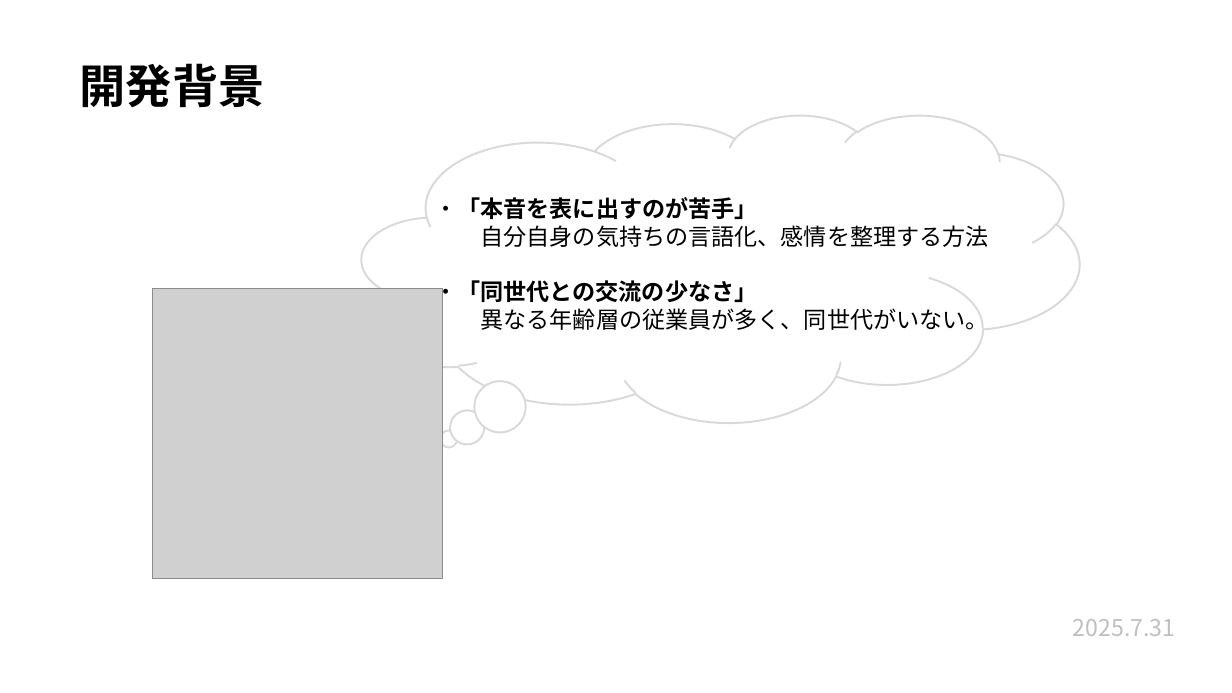
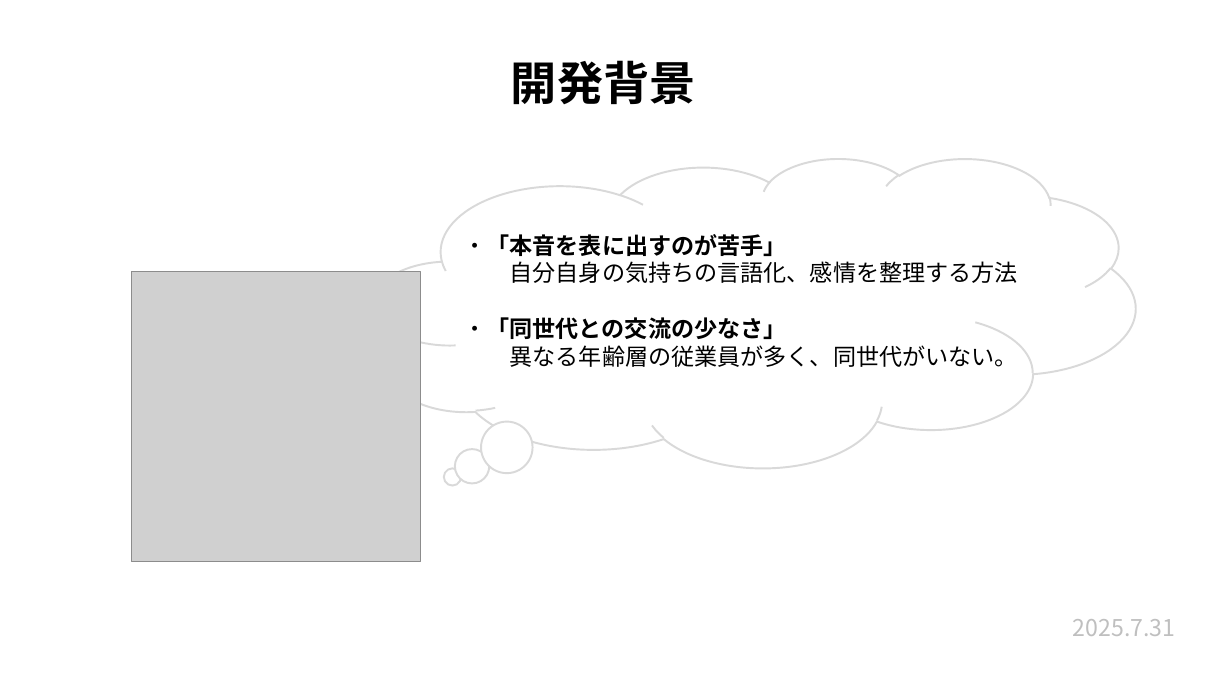
Before and after one commit to plusdojo2025/a2-7, a slide deck: slide 4 of 発表準備/7月成果発表会.pptx. Drawn at 1232x693 pixels with LibreOffice and Linux fonts; fonts in the diff are those of the drawing; grey boxes stand for pictures. Boxes give left, top, right and bottom in pixels: in the first picture for what was removed or moved away, otherwise in the second. Text is boxed around its words. In the diff, an @@ line names an element or a change of style, - is before the commit and + after.

```diff
--- a/発表準備/7月成果発表会.pptx
+++ b/発表準備/7月成果発表会.pptx
@@ title "開発背景": place and size @@
-title "開発背景" at <box>80,63,265,107</box>
+title "開発背景" at <box>511,60,696,104</box>
@@ thought cloud: place and size @@
-thought cloud at <box>362,115,1080,422</box>
+thought cloud at <box>373,158,1136,468</box>
@@ thought cloud at <box>373,158,1136,468</box>: proportions changed @@
@@ text "・「本音を表に出すのが苦手」": place and size @@
-text "・「本音を表に出すのが苦手」" at <box>434,197,989,330</box>
+text "・「本音を表に出すのが苦手」" at <box>463,234,1018,367</box>
@@ picture: place and size @@
-picture at <box>152,289,442,579</box>
+picture at <box>131,272,421,561</box>
```
Also in this commit, not shown: 14 other slides changed.
